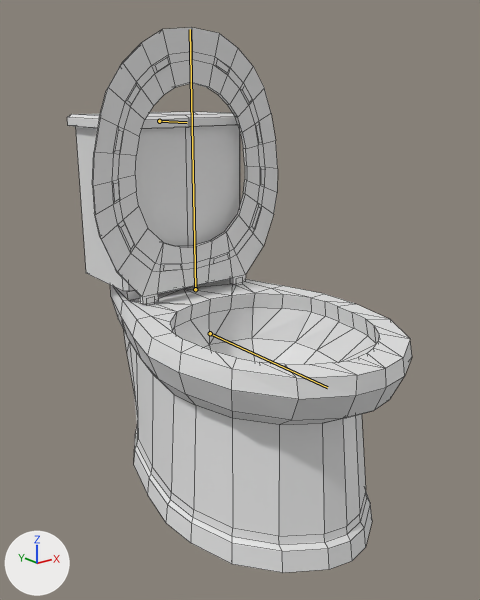
What one commit did to the Blender file resources/meshes/animatedToilet01.blend.
One viewpoint serves both versions: a camera (50 mm lens) standing at (-0.453, -0.625, 0.465) and looking at (-0.003, -0.062, 0.239). Lighting does not change. The marker at lower left points along +X, +Y and +Z. Both versions are drawn at frame 24 of the action '80_open01'; the numbers are the values there. The bones that bend it are drawn over the model as lines. Mesh edges are drawn as thin lines.

The first picture shows 'animatedToilet01'.
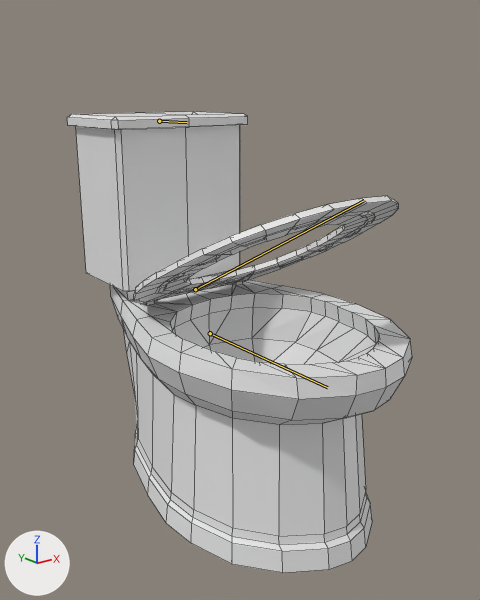
Where the change shows, as pixel boxes (x1, y1, x2, y2) in the pictures (480 x 600 px):
'animatedToilet01', posed (16% shorter): before (67, 27, 412, 573); after (67, 112, 412, 573)
bone 'toiletSeat', root to tip: before (195, 289) to (190, 29); after (195, 289) to (364, 200)

What the commit changed:
Bone 'toiletSeat' (bone_toiletseat) turns from (-90, 0, 0) to (-28, 0, 0) degrees about its own x, y and z.
